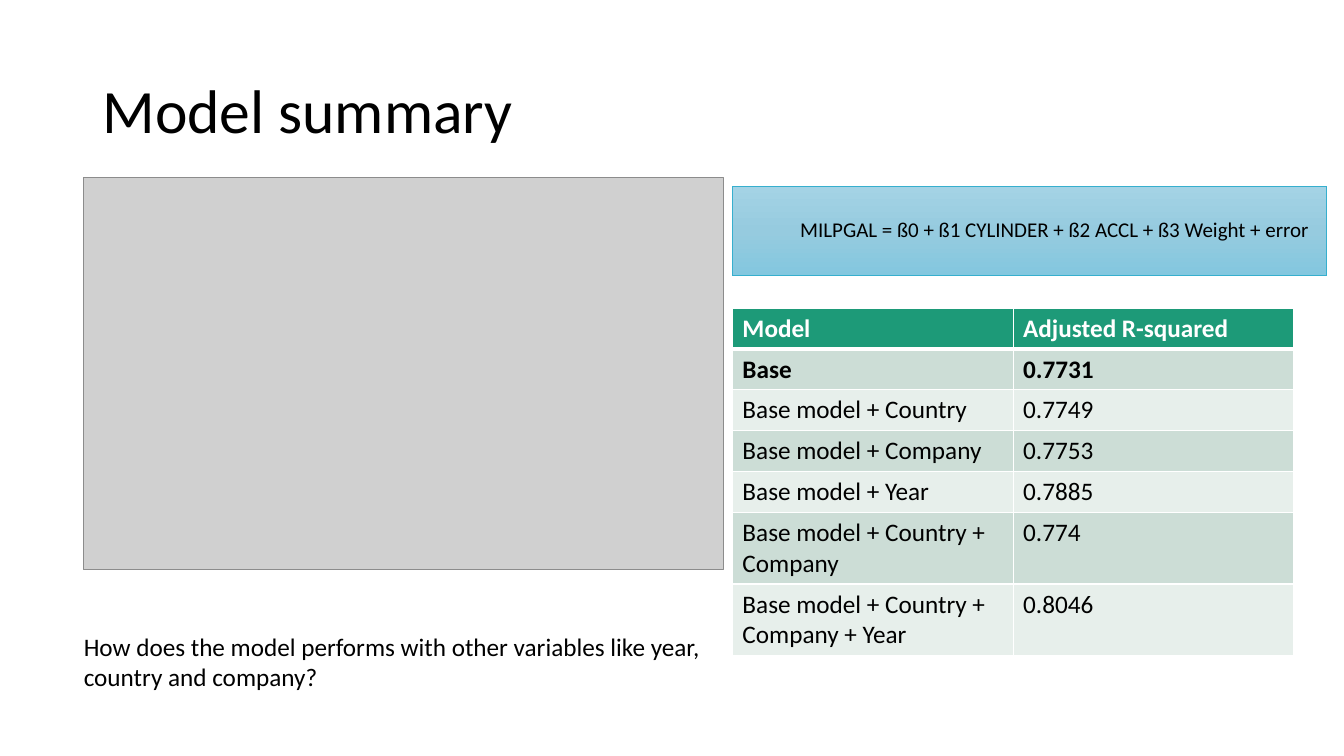
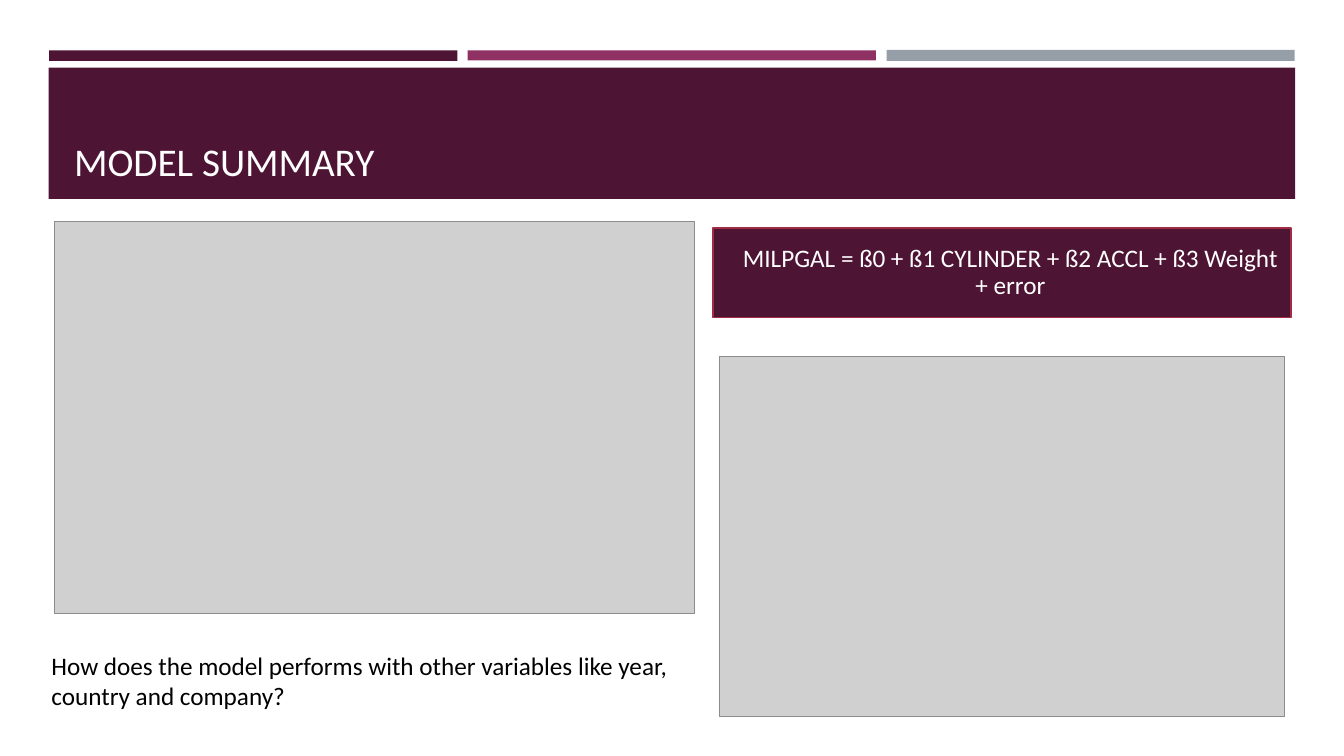
Before and after one commit to TheKarthikeyan/AMDA, a slide deck: slide 9 of cases/americanmotors/americanmotors.pptx. Drawn at 1344x756 pixels with LibreOffice and Linux fonts; fonts in the diff are those of the drawing; grey boxes stand for pictures. Boxes give left, top, right and bottom in pixels: in the first picture for what was removed or moved away, otherwise in the second. Text is boxed around its words. In the diff, an @@ line names an element or a change of style, - is before the commit and + after.

```diff
--- a/cases/americanmotors/americanmotors.pptx
+++ b/cases/americanmotors/americanmotors.pptx
@@ rectangle added at bbox=[49, 50, 458, 60], fill #4D1434 @@
@@ rectangle added at bbox=[468, 50, 876, 60], fill #903163 @@
@@ rectangle added at bbox=[886, 50, 1295, 62], fill #969FA7 @@
@@ rectangle added at bbox=[48, 68, 1296, 199], fill #4D1434 @@
@@ title "MODEL SUMMARY" at bbox=[74, 150, 374, 177]: vertical alignment middle to bottom @@
@@ title at bbox=[74, 150, 374, 177]: text changed; size 44 to 28 pt; text colour #000000 to #FFFFFF @@
-Model summary
+MODEL SUMMARY
@@ picture: place and size @@
-picture at bbox=[83, 177, 723, 570]
+picture at bbox=[54, 222, 695, 614]
@@ rectangle "MILPGAL = ß0 + ß1 ...": place and size @@
-rectangle "MILPGAL = ß0 + ß1 ..." at bbox=[733, 187, 1328, 276]
+rectangle "MILPGAL = ß0 + ß1 ..." at bbox=[714, 228, 1292, 318]
@@ rectangle "MILPGAL = ß0 + ß1 ..." at bbox=[714, 228, 1292, 318]: size 15 to 18 pt, text colour #000000 to #FFFFFF; indent changed; more space between paragraphs; fill gradient #A5D4E5 to #97CCE0 to #83C7DF to #4D1434; outline #36AFCE 0.5 pt to #A02D44 1 pt @@
@@ table removed at bbox=[733, 309, 1296, 654], 7 rows, 2 columns @@
-Model | Adjusted R-squared
-Base | 0.7731
-Base model + Country | 0.7749
-Base model + Company | 0.7753
-Base model + Year | 0.7885
-Base model + Country + Company | 0.774
-Base model + Country + Company + Year | 0.8046
@@ picture added at bbox=[719, 357, 1285, 717] @@
@@ text "How does the model performs ...": place and size @@
-text "How does the model performs ..." at bbox=[84, 638, 700, 690]
+text "How does the model performs ..." at bbox=[51, 657, 667, 709]
```
Also in this commit, not shown: 12 other slides changed, 13 slides added, 3 other files.
